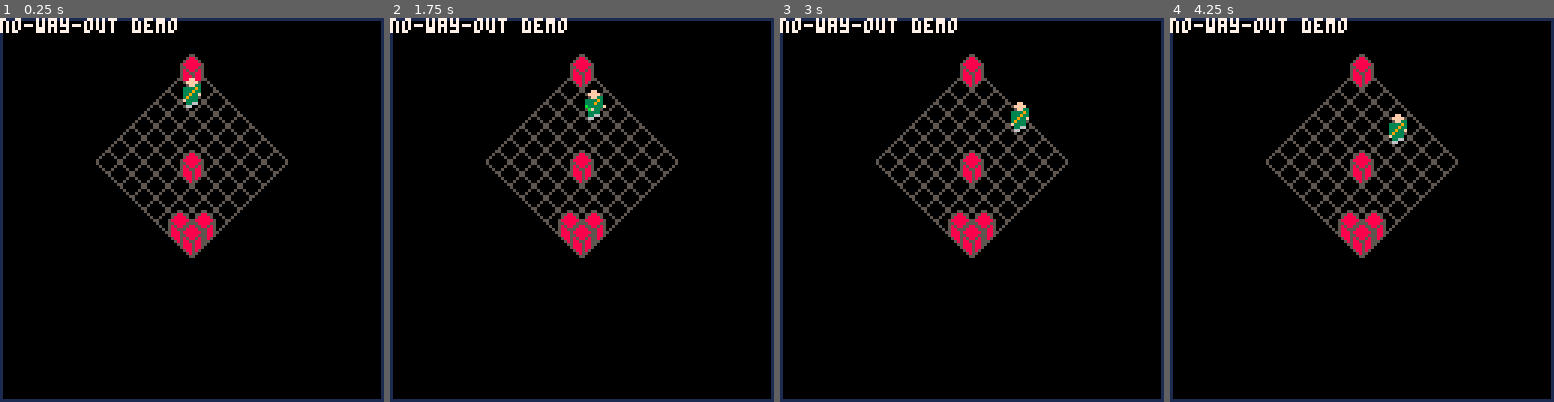
Above: before the commit, frames 1-4 (left to right).
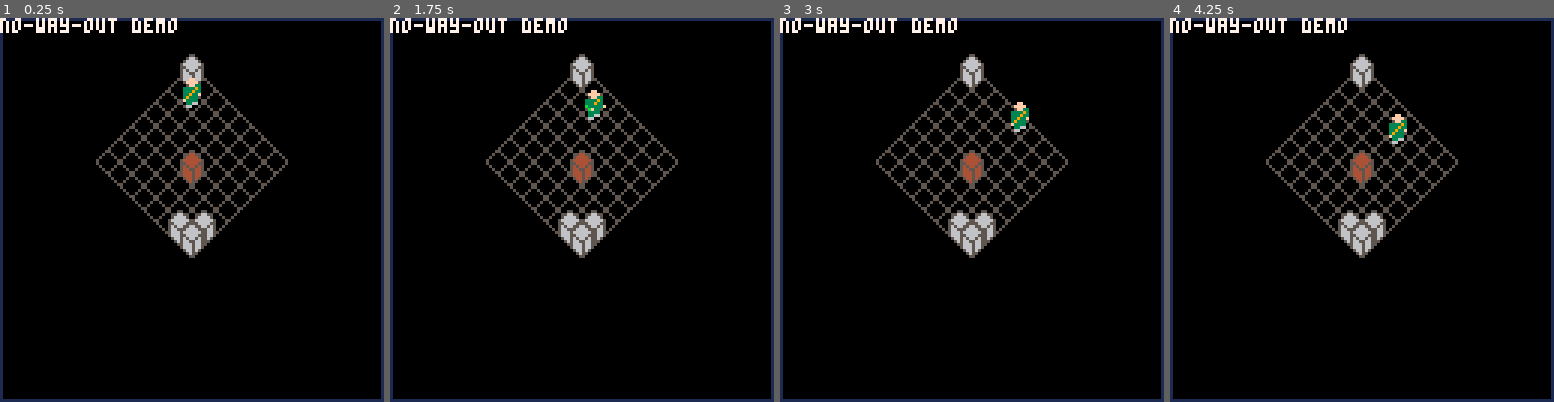
Above: after the commit, the same moments.

Repository: alexh95/pico8
Game: PICO-8 cartridge no-way-out/no-way-out.p8
Two runs of this game, one before a commit and one after it. Both use one fixed random seed, a clock stepped at 60 frames per second and the inputs below.
Inputs:
- Up to frame 1 (0.25 s): no input
- Up to frame 2 (1.75 s): tap X (X key) at 0.33, 1.07 s; tap O (Z key) at 0.7, 1.7 s; hold Right from 1.6 s (still down)
- Up to frame 3 (3 s): tap X (X key) at 1.85, 2.97 s; release Right at 2.1 s; tap O (Z key) at 2.1, 2.5, 2.9 s; hold Up 2.15-2.42 s; hold Right from 2.47 s (still down)
- Up to frame 4 (4.25 s): release Right at 3.03 s; hold Left 3.08-3.58 s; tap O (Z key) at 3.3, 3.7, 4.1 s; hold Down 3.63-3.97 s; hold Right from 4.02 s (still down); tap X (X key) at 4.08 s

The runs differ from the first frame. In frame 1, 1.0% of the frame differs, in the area x 44-56%, y 10-62%; in frame 2, 1.0%; in frame 3, 1.0%; in frame 4, 1.0%.

Commit message:
block types and grab

Diff:
--- a/no-way-out/no-way-out.p8
+++ b/no-way-out/no-way-out.p8
@@ -4,49 +4,82 @@
 -- no-way-out
 -- by alexh95
 
+function makeb(x,y,t)
+ return {x=x,y=y,t=t}
+end
+
 function _init()
  p={x=1,y=1,d=0,sp=4,grab=false}
  c={x=60,y=16}
- b={{x=0,y=0},
-    {x=4,y=4},
-    {x=7,y=7},
-    {x=6,y=7},
-    {x=7,y=6}}
+ b={makeb(0,0,1),
+    {x=4,y=4,t=2},
+    {x=7,y=7,t=1},
+    {x=6,y=7,t=1},
+    {x=7,y=6,t=1}}
  lvl={x=8,y=8}
 end
 
 function _update60()
  nd=p.d
+ dp={x=0,y=0}
  np={x=p.x,y=p.y}
- if btnp(⬆️) then
-  np.y-=1
-  nd=1
- end
- if btnp(⬇️) then
-  np.y+=1
-  nd=3
- end
- if btnp(⬅️) then
-  np.x-=1
-  nd=2
- end
- if btnp(➡️) then
-  np.x+=1
-  nd=0
- end
- if validp(np) then
-  p.x=np.x
-  p.y=np.y
- end
  if btn(🅾️) then
   p.grab=true
  else
   p.grab=false
+ end
+ if btn(❎) then
+
+ end
+ if btnp(⬆️) then
+  dp.y-=1
+  nd=1
+ end
+ if btnp(⬇️) then
+  dp.y+=1
+  nd=3
+ end
+ if btnp(⬅️) then
+  dp.x-=1
+  nd=2
+ end
+ if btnp(➡️) then
+  dp.x+=1
+  nd=0
+ end
+ np.x+=dp.x
+ np.y+=dp.y
+
+ if p.grab then
+  gp={x=p.x,y=p.y}
+  if p.d==0 then gp.x+=1
+  elseif p.d==1 then gp.y-=1
+  elseif p.d==2 then gp.x-=1
+  elseif p.d==3 then gp.y+=1 end
+  p.gb=findb(gp)
+ else
   p.d=nd
- end
- if btn(❎) then
-
- end
+  p.gb=nil
+ end
+
+ if validp(np) then
+  --p.x=np.x
+  --p.y=np.y
+  if p.gb!=nil then
+   ngbp={x=p.gb.x+dp.x,
+         y=p.gb.y+dp.y}
+   if validp(ngbp) then
+    p.x=np.x
+    p.y=np.y
+    p.gb.x+=dp.x
+    p.gb.y+=dp.y
+   end
+  else
+   p.x=np.x
+   p.y=np.y
+  end
+ end
+
 end
 
 function validp(np)
@@ -59,9 +92,20 @@
  return true
 end
 
+function findb(bp)
+ for bl in all(b) do
+  if bl.x==bp.x and bl.y==bp.y then
+   return bl
+  end
+ end
+ return nil
+end
+
 function noblock(np)
  for bl in all(b) do
-  if bl.x==np.x and bl.y==np.y then
+  if p.gb!=bl and
+     bl.x==np.x and
+     bl.y==np.y then
    return false
   end
  end
@@ -122,7 +166,10 @@
    for bl_i,bl in pairs(bol) do
     --print(bl,9)
     bp=posb(c.x,c.y,bl.x,bl.y)
-    spr(16,bp.x,bp.y,1,2)
+    bsp=16
+    if bl.t==1 then bsp=14
+    elseif bl.t==2 then bsp=15 end
+    spr(bsp,bp.x,bp.y,1,2)
    end
   end
   if i==p.x+p.y then
Not shown, changed: 153 lines of the sprite sheet (__gfx__) section of no-way-out/no-way-out.p8
Not shown, changed: the thumbnail (__label__) section of no-way-out/no-way-out.p8
